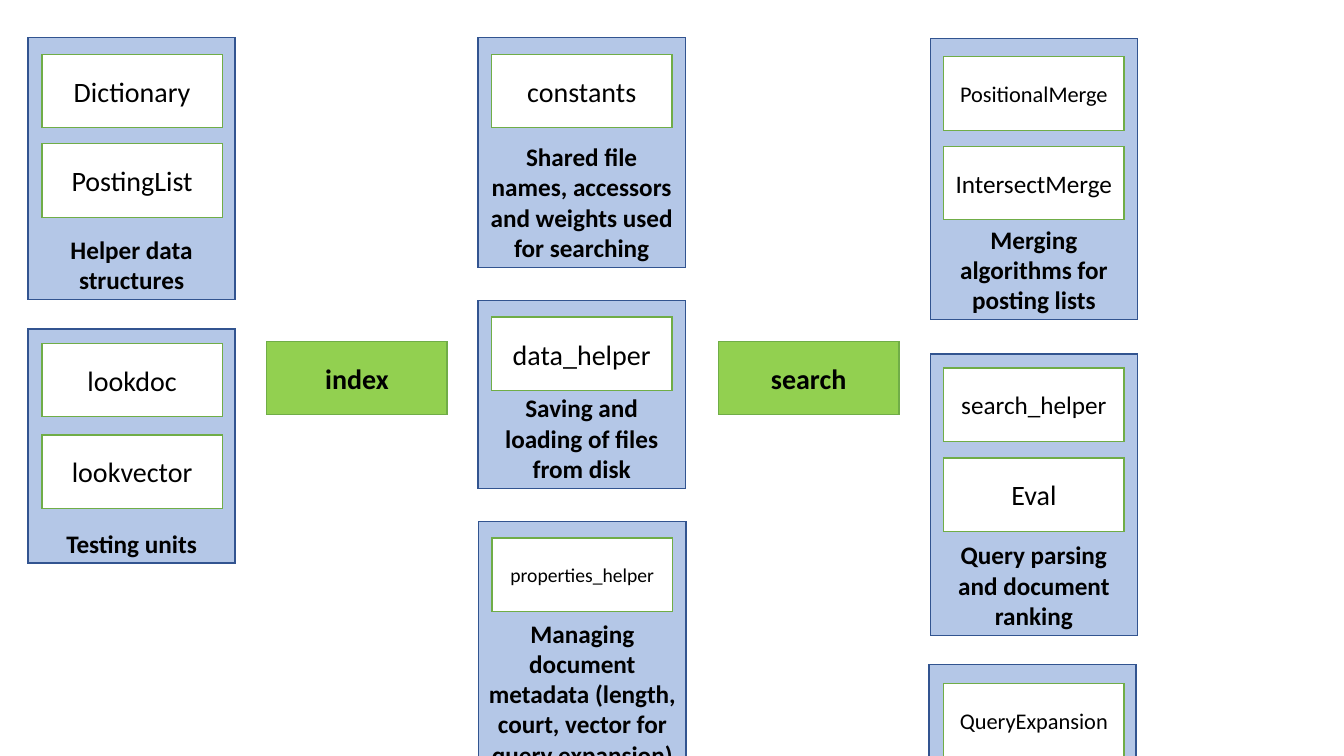
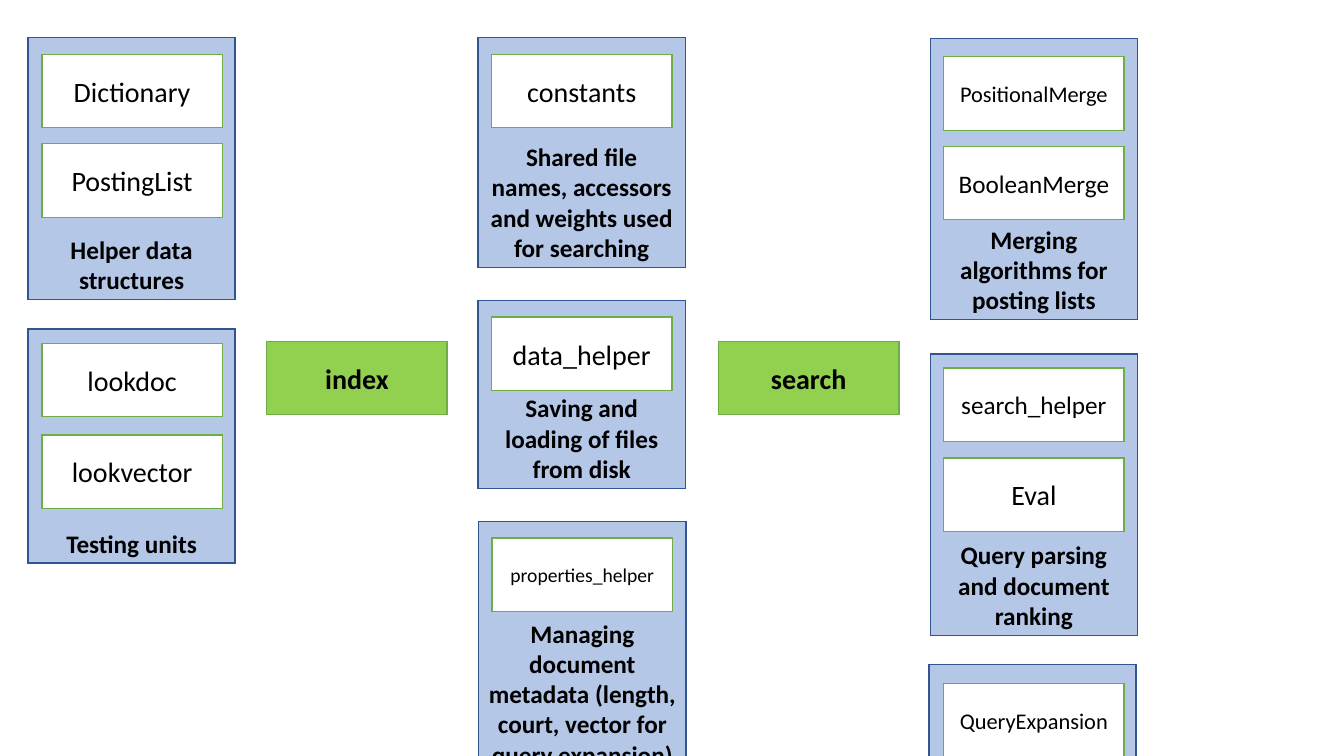
Before and after one commit to pikulet/intellex, a slide deck: slide 1 of class diagram.pptx. Drawn at 1344x756 pixels with LibreOffice and Linux fonts; fonts in the diff are those of the drawing. Boxes give left, top, right and bottom in pixels: in the first picture for what was removed or moved away, otherwise in the second. Text is boxed around its words. In the diff, an @@ line names an element or a change of style, - is before the commit and + after.

```diff
--- a/class diagram.pptx
+++ b/class diagram.pptx
@@ text in rectangle at <box>959,175,1109,198</box>: text changed @@
-IntersectMerge
+BooleanMerge
```
Also in this commit, not shown: 3 other files.
